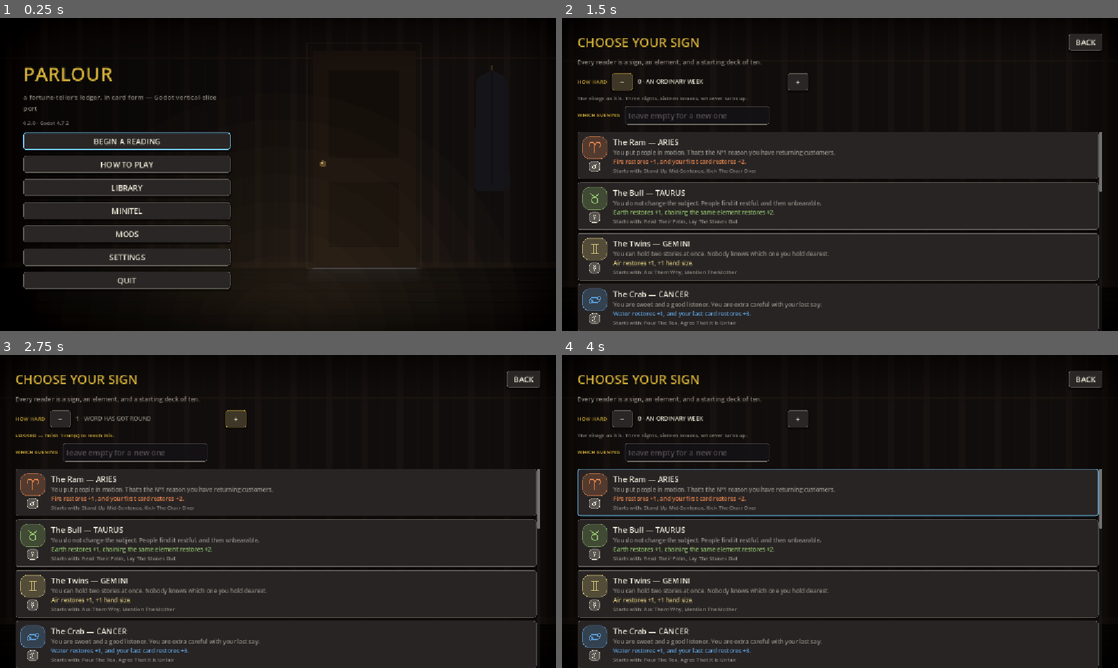
Above: before the commit, frames 1-4 (two rows, left to right).
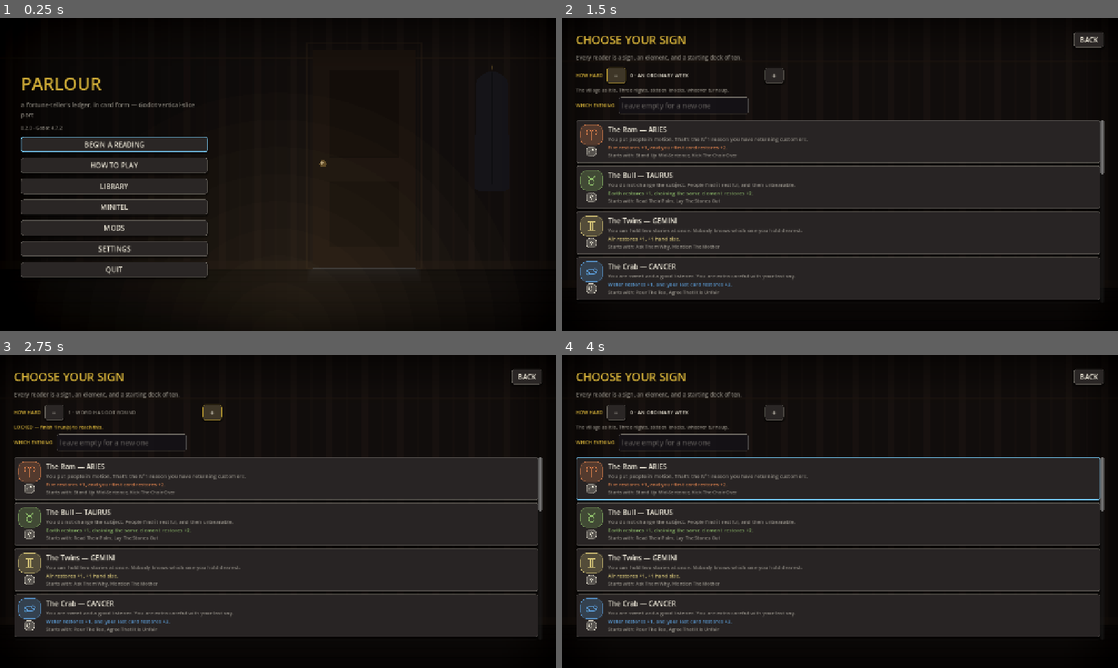
Above: after the commit, the same moments.

Repository: SwanFortune/fortune
Game: Godot game, scene res://scenes/Boot.tscn
Same seed, same stepped clock (60 frames per second), same inputs: the game is played once before the commit and once after it.
Inputs:
- Up to frame 1 (0.25 s): no input
- Up to frame 2 (1.5 s): click "BEGIN A READING" at 0.5 s; click "−" at 1.25 s
- Up to frame 3 (2.75 s): click "+" at 2 s
- Up to frame 4 (4 s): click "BACK" at 2.75 s; click "BEGIN A READING" at 3.5 s

The runs differ from the first frame. In frame 1, 9.7% of the frame differs, in the area x 3-89%, y 15-87%; in frame 2, 26%; in frame 3, 26%; in frame 4, 27%, in the area x 2-98%, y 4-100%.

Commit message:
The game was drawing itself in the corner of its own window
project.godot never set a canvas size, so it sat on Godot's 1152x648 default
while Settings' default resolution is 1280x720: every first launch opened the
canvas at one size and asked the OS for a window at another. Where the display
server hands that resize back, canvas_items stretch absorbs it. Where it does
not — this project's own Xvfb — the viewport keeps 1152x648 and the game draws
itself into the corner of a black 1280x720 window, top band and all, with the
bottom of the hand cut off.

  boot:   window=(1280, 720)  root=(1152, 648)
  resize: window=(1000, 600)  root=(1152, 648)

The canvas is now 1280x720 and test_settings checks it against the default
resolution, so the pair cannot drift apart again (verified red by putting the
old canvas back). _apply_display() stops asking for a resize to the size it
already is.

test_scenes' hand-overflow guard had 648 typed into it and started failing
against the true 720 — it now reads the canvas from the project, since a test
measuring against a number copied from an older canvas measures an edge the
player does not have. Still bites: stubbed a tall column into the reading screen
and it reported 6 of 16 hands off the bottom.

Also: the pace line said "with 8 reading(s) after this one" at reading 1 of 8.
The shortfall already has this reading's projection taken off it, so the count
includes this reading while nothing is laid and excludes it once something is —
one phrase standing in for two quantities. It now says "over N reading(s)". The
numbers were right; only the sentence was wrong.

The whole thing came out of looking at the pictures the smoke test already
saves. The headless suite never opens a window and never could have seen it.

Co-Authored-By: Claude Opus 5 <noreply@anthropic.com>
Claude-Session: https://claude.ai/code/session_01J6RRrwyn3hcGZTmEVan3Un

Diff:
--- a/godot/autoload/Settings.gd
+++ b/godot/autoload/Settings.gd
@@ -401,12 +401,17 @@
 		DisplayServer.window_set_position(Vector2i.ZERO)
 	elif mode == "windowed":
 		var size := _resolution_size()
-		DisplayServer.window_set_size(size)
-		# Re-centre, or a window that just grew can end up mostly off-screen
-		# with its close button somewhere the mouse cannot reach.
-		var screen := DisplayServer.screen_get_size()
-		if screen.x > 0 and screen.y > 0:
-			DisplayServer.window_set_position((screen - size) / 2 + DisplayServer.screen_get_position())
+		# Only when it is actually a different size. This runs on boot and on
+		# every apply, and a resize to the size you already are still moves the
+		# window and costs a frame — and asking for one is what left the game
+		# drawn in the corner on a display server that does not hand it back.
+		if DisplayServer.window_get_size() != size:
+			DisplayServer.window_set_size(size)
+			# Re-centre, or a window that just grew can end up mostly off-screen
+			# with its close button somewhere the mouse cannot reach.
+			var screen := DisplayServer.screen_get_size()
+			if screen.x > 0 and screen.y > 0:
+				DisplayServer.window_set_position((screen - size) / 2 + DisplayServer.screen_get_position())
 
 	match str(get_value("vsync")):
 		"off": DisplayServer.window_set_vsync_mode(DisplayServer.VSYNC_DISABLED)
--- a/godot/project.godot
+++ b/godot/project.godot
@@ -43,6 +43,16 @@
 ; Settings' ui_scale multiplies on top of this (Viewport.content_scale_factor),
 ; so it goes back to meaning "and a bit bigger than that" instead of being the
 ; only thing that made a big display usable.
+; THE CANVAS THE GAME IS DESIGNED AT, and it must stay equal to Settings'
+; default `resolution` — test_settings checks that it does. Godot's own default
+; is 1152x648, and nothing had ever set this, so the first launch of every
+; build opened a 1152x648 canvas and then immediately asked the OS for a
+; 1280x720 window because that is what the settings said. A resize for nothing,
+; on every first run, and on any display server that does not hand the resize
+; straight back (this project's own Xvfb, for one) the game stayed 1152x648 and
+; drew itself in the corner of a black 1280x720 window.
+window/size/viewport_width=1280
+window/size/viewport_height=720
 window/stretch/mode="canvas_items"
 window/stretch/aspect="expand"
 
--- a/godot/scenes/Reading.gd
+++ b/godot/scenes/Reading.gd
@@ -215,11 +215,18 @@
 	# THE PACE: how far short you still are, spread over the readings left. A
 	# reading is six or seven turns against a fixed number, and without this the
 	# only way to learn you were behind was to run out.
+	#
+	# The two numbers are one subtraction: `still` already has this reading's
+	# projection taken off it, so once anything is laid the shortfall belongs to
+	# the readings AFTER this one — and with an empty cross, to this one as well.
+	# Which is why the sentence says "over N readings" and not "after this one":
+	# N counted this reading in one case and not the other, and at reading 1 of 8
+	# with nothing laid it read "8 readings after this one".
 	var still := maxi(0, int(f["max"]) - maxi(0, int(f["hp"])) - int(will_land))
 	var readings_left := maxi(0, int(f["turns"]) - int(f["turn"]) + (0 if will_land > 0.0 else 1))
 	if still > 0:
 		var per := int(ceil(float(still) / float(maxi(1, readings_left))))
-		var pace := UIKit.block(I18n.t("Still to reach: %d, with %d reading(s) after this one — about %d each")
+		var pace := UIKit.block(I18n.t("Still to reach: %d over %d reading(s) — about %d each")
 			% [still, readings_left, per], 11,
 			UIKit.RED if readings_left <= 0 else UIKit.DIM)
 		v.add_child(pace)
--- a/godot/tests/test_scenes.gd
+++ b/godot/tests/test_scenes.gd
@@ -1222,7 +1222,14 @@
 	var restore_scale = settings.get_value("text_scale")
 	var restore_hand = settings.get_value("hand_size")
 	var restore_size: Vector2i = root.size
-	root.size = Vector2i(1152, 648)
+	# THE WINDOW THE GAME SHIPS AT, read from the project rather than typed in
+	# here: with canvas_items stretch the tree is laid out in canvas units, so a
+	# number copied from an older canvas measures the hand against a bottom edge
+	# that is not the one the player has.
+	var window := Vector2i(
+		int(ProjectSettings.get_setting("display/window/size/viewport_width", 1152)),
+		int(ProjectSettings.get_setting("display/window/size/viewport_height", 648)))
+	root.size = window
 	# The widest hand the game can deal, which is the case that broke: eight is
 	# the top of the hand-size setting and a reader can add one on top of it. A
 	# seeded sample of ordinary hands would mostly miss it, and a test that does
@@ -1270,16 +1277,16 @@
 						and node.get_parent() is HFlowContainer:
 					var c: Control = node
 					bottom = maxf(bottom, c.global_position.y + c.size.y)
-			if bottom > 648.0:
+			if bottom > float(window.y):
 				lost += 1
-				worst = maxf(worst, bottom - 648.0)
+				worst = maxf(worst, bottom - float(window.y))
 			instance.queue_free()
 			await process_frame
 		if tried == 0:
 			printerr("FAIL: precondition — no reading with a fan was dealt at text_scale %.2f" % scale)
 		elif lost > 0:
-			printerr("FAIL: at text_scale %.2f, %d of %d readings put the hand off the bottom of a 1152x648 window (worst %.0fpx) — those cards cannot be played"
-				% [scale, lost, tried, worst])
+			printerr("FAIL: at text_scale %.2f, %d of %d readings put the hand off the bottom of a %dx%d window (worst %.0fpx) — those cards cannot be played"
+				% [scale, lost, tried, window.x, window.y, worst])
 	settings.set_value("text_scale", restore_scale)
 	settings.set_value("hand_size", restore_hand)
 	root.size = restore_size
--- a/godot/tests/test_settings.gd
+++ b/godot/tests/test_settings.gd
@@ -444,6 +444,19 @@
 	check(vp.content_scale_size.x > 0 and vp.content_scale_size.y > 0,
 		"the base size must be set, got %s" % vp.content_scale_size)
 
+	# THE CANVAS AND THE DEFAULT RESOLUTION MUST BE THE SAME SIZE. They were not:
+	# the project sat on Godot's 1152x648 default while the settings asked for a
+	# 1280x720 window, so every first launch resized for nothing — and on a
+	# display server that does not hand the resize back, the game drew itself at
+	# 1152x648 in the corner of a black 1280x720 window. Invisible to a headless
+	# suite, which never opens one.
+	var canvas := Vector2i(
+		int(ProjectSettings.get_setting("display/window/size/viewport_width", 0)),
+		int(ProjectSettings.get_setting("display/window/size/viewport_height", 0)))
+	var wanted := str(settings.default_for("resolution")).split("x")
+	check(wanted.size() == 2 and canvas == Vector2i(int(wanted[0]), int(wanted[1])),
+		"the project canvas %s should be the default resolution %s — a first launch must not resize" % [canvas, settings.default_for("resolution")])
+
 	# ui_scale multiplies on top of that, so it still means "and a bit bigger
 	# than that" rather than being the only thing making a large display usable.
 	settings.set_value("ui_scale", 1.25)
Not shown, changed: godot/docs/PORTING_NOTES.md
Not shown, changed: godot/tests/smoke_export.sh
